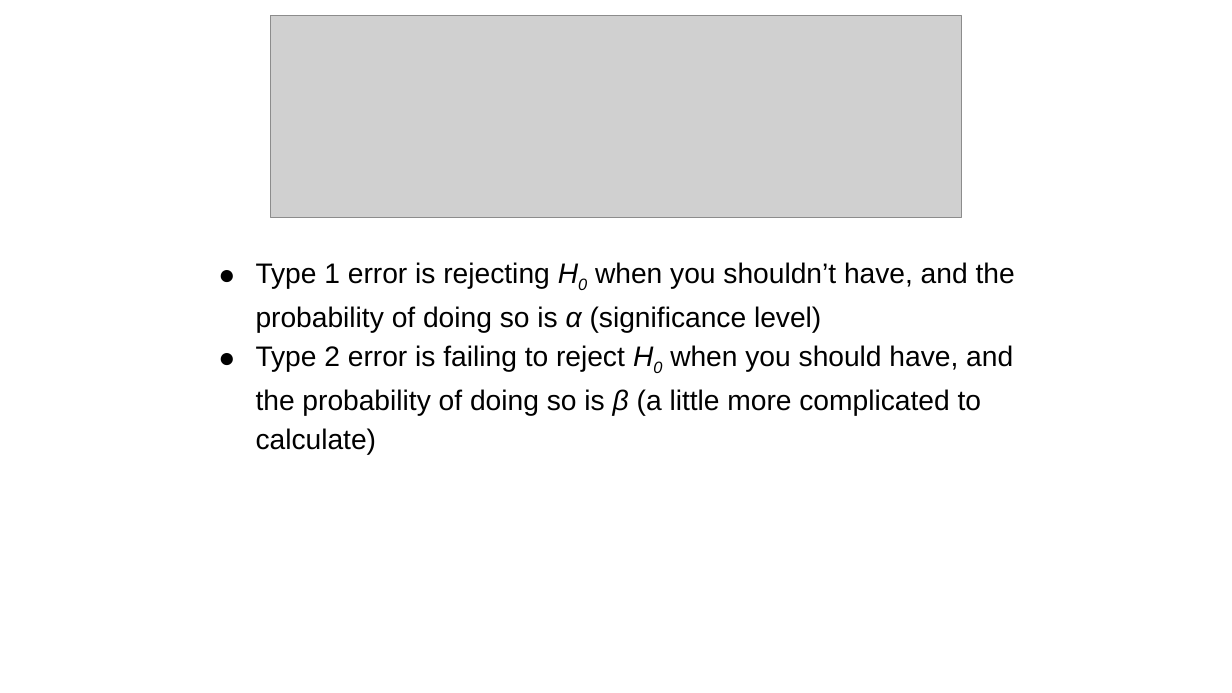
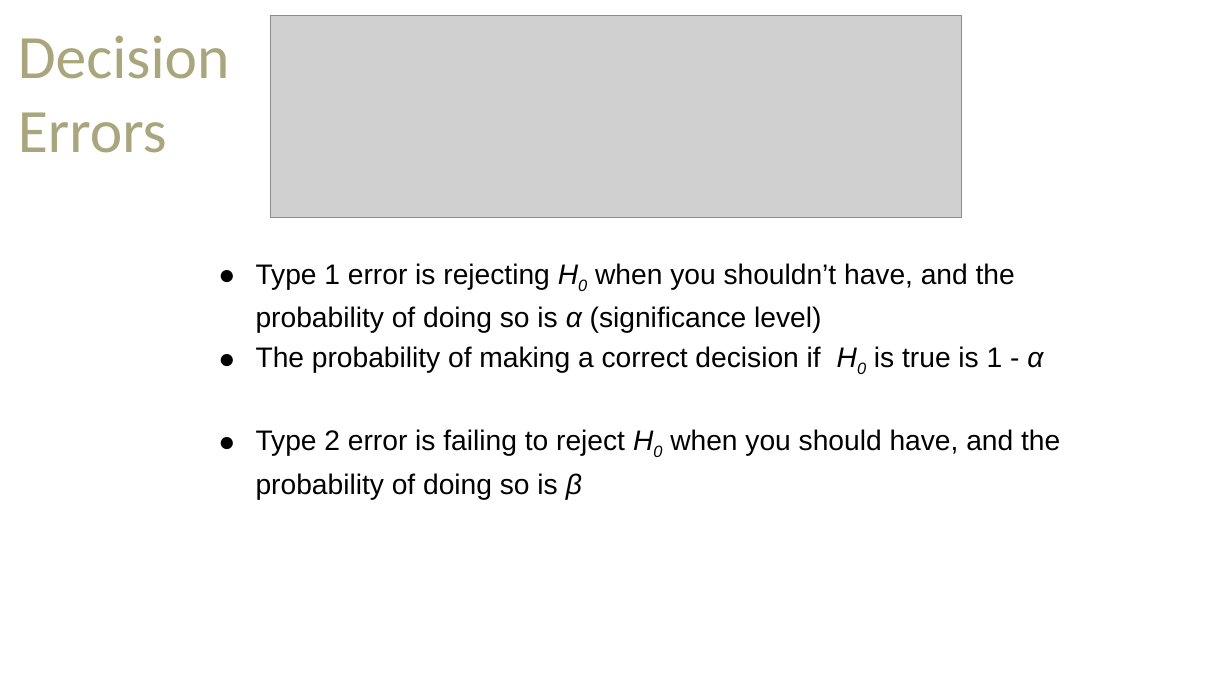
Before and after one commit to amosca01/MATH108-F23, a slide deck: slide 13 of slides/13-power-calculation.pptx (slide 5 before the commit). Drawn at 1232x693 pixels with LibreOffice and Linux fonts; fonts in the diff are those of the drawing; grey boxes stand for pictures. Boxes give left, top, right and bottom in pixels: in the first picture for what was removed or moved away, otherwise in the second. Text is boxed around its words. In the diff, an @@ line names an element or a change of style, - is before the commit and + after.

```diff
--- a/slides/13-power-calculation.pptx
+++ b/slides/13-power-calculation.pptx
@@ text added at (18, 35, 230, 153), 48 pt, text #A9A57C @@
+Decision Errors
@@ text at (256, 346, 1060, 500): text changed @@
-● Type 2 error is failing to reject H0 when you should have, and the probability of doing so is β (a little more complicated to calculate)
+● The probability of making a correct decision if H0 is true is 1 - α
+● Type 2 error is failing to reject H0 when you should have, and the probability of doing so is β
```
Also in this commit, not shown: 21 other slides changed, 26 slides added, 8 slides removed, 10 other files.
